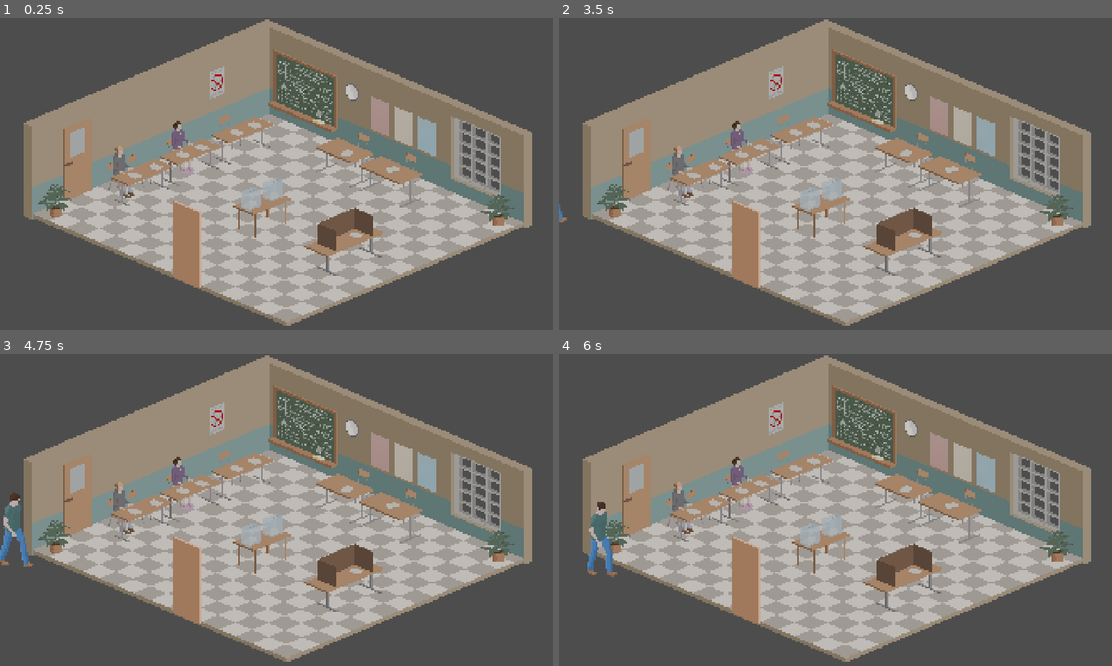
Above: before the commit, frames 1-4 (two rows, left to right).
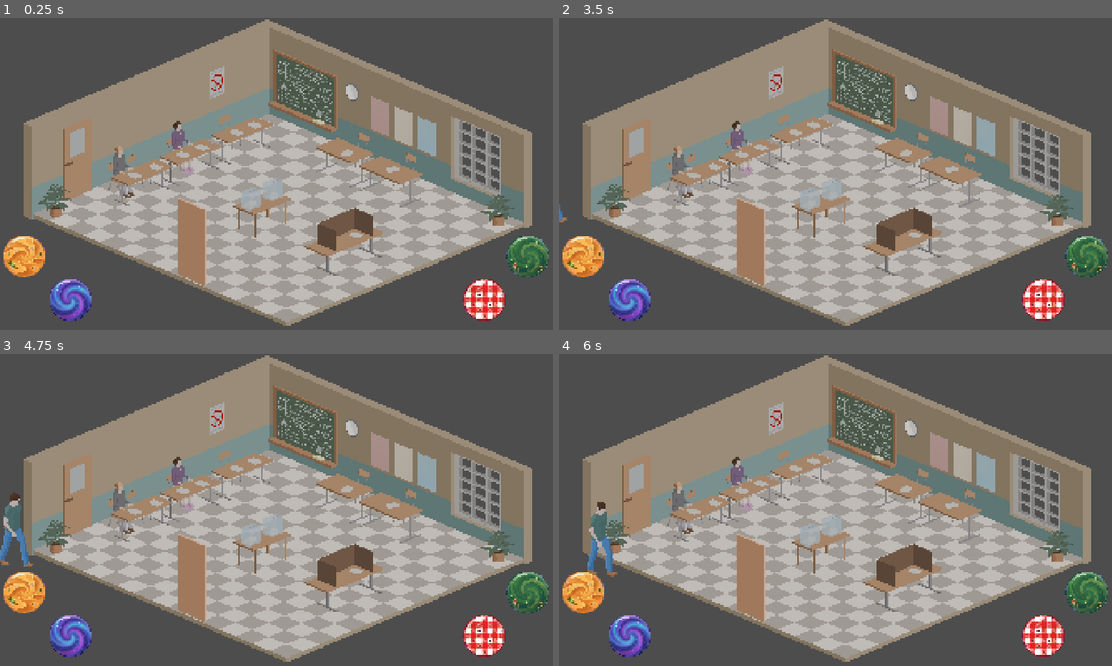
Above: after the commit, the same moments.

Repository: kreativna-blokada/blokadna-glasalica
Game: Godot game, scene res://!project/build/design/scenes/game.tscn
The game is run twice, just before and just after one commit, with the same random seed, the same clock (stepped at 60 frames per second) and the same inputs.
Inputs:
- Up to frame 1 (0.25 s): no input
- Up to frame 2 (3.5 s): tap Enter (ui_accept) at 0.5, 0.77, 1.25, 1.52, 2, 2.75, 3.02 s; hold Right (ui_right) 0.53-2.03 s; hold Left (ui_left) 2.03-2.78 s; hold Right (ui_right) from 2.78 s (still down)
- Up to frame 3 (4.75 s): tap Enter (ui_accept) at 3.5, 3.77, 4.52 s; release Right (ui_right) at 4.28 s; hold Left (ui_left) from 4.28 s (still down)
- Up to frame 4 (6 s): release Left (ui_left) at 5.03 s; hold Right (ui_right) 5.03-5.78 s; hold Left (ui_left) from 5.78 s (still down)

The runs differ from the first frame. In frame 1, 3.9% of the frame differs, in the area x 0-100%, y 57-98%; in frame 2, 3.9%; in frame 3, 3.9%; in frame 4, 3.9%.

Commit message:
Player spritesheet updated

Diff:
--- a/!project/build/design/scenes/game.tscn
+++ b/!project/build/design/scenes/game.tscn
@@ -91,10 +91,10 @@
 position = Vector2(840, 888)
 
 [node name="Out" parent="Stage/VoterStops" unique_id=212483479 instance=ExtResource("2_ywe5c")]
-position = Vector2(1550, 1200)
+position = Vector2(1271, 1013)
 
 [node name="Entry" type="Sprite2D" parent="Stage" unique_id=1601410947]
-position = Vector2(653, 801.00006)
+position = Vector2(670, 792.00006)
 scale = Vector2(1.5, 1.5)
 texture = ExtResource("3_nrnfg")
 
@@ -113,7 +113,6 @@
 [node name="Validation" type="Node" parent="Controls" unique_id=83363107]
 
 [node name="Correct" type="TouchScreenButton" parent="Controls/Validation" unique_id=855768092]
-visible = false
 position = Vector2(1750, 750)
 scale = Vector2(0.25, 0.25)
 texture_normal = ExtResource("5_4hrqh")
@@ -121,7 +120,6 @@
 action = "right"
 
 [node name="Incorrect" type="TouchScreenButton" parent="Controls/Validation" unique_id=1413388362]
-visible = false
 position = Vector2(1600, 900)
 scale = Vector2(0.25, 0.25)
 texture_normal = ExtResource("7_bmiuw")
@@ -131,7 +129,6 @@
 [node name="Selection" type="Node" parent="Controls" unique_id=1592897367]
 
 [node name="Select" type="TouchScreenButton" parent="Controls/Selection" unique_id=1799409219]
-visible = false
 position = Vector2(10, 750)
 scale = Vector2(0.25, 0.25)
 texture_normal = ExtResource("9_cuco4")
@@ -139,7 +136,6 @@
 action = "select"
 
 [node name="Initiate" type="TouchScreenButton" parent="Controls/Selection" unique_id=642427193]
-visible = false
 position = Vector2(170, 900)
 scale = Vector2(0.25, 0.25)
 texture_normal = ExtResource("11_0bby2")
